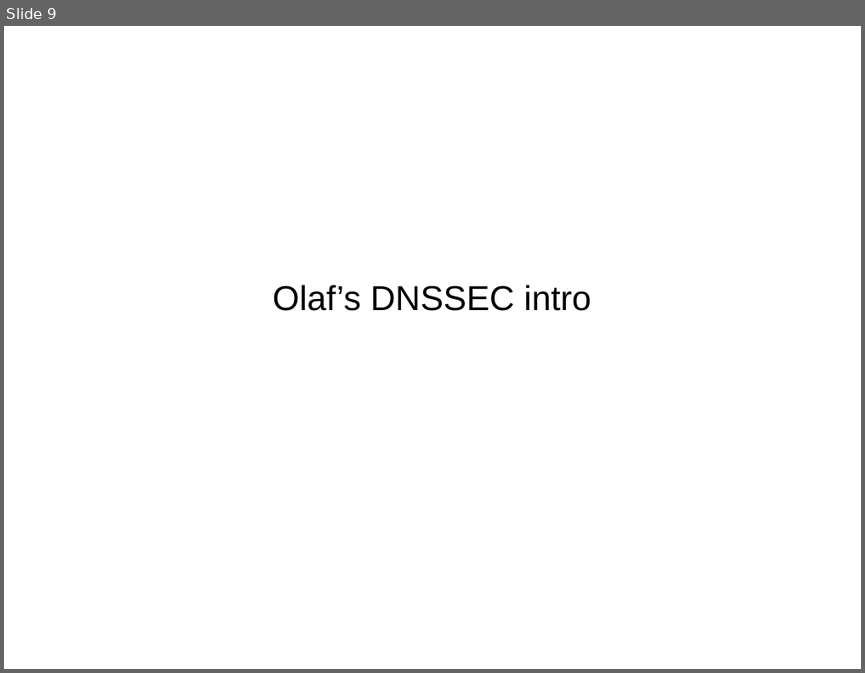
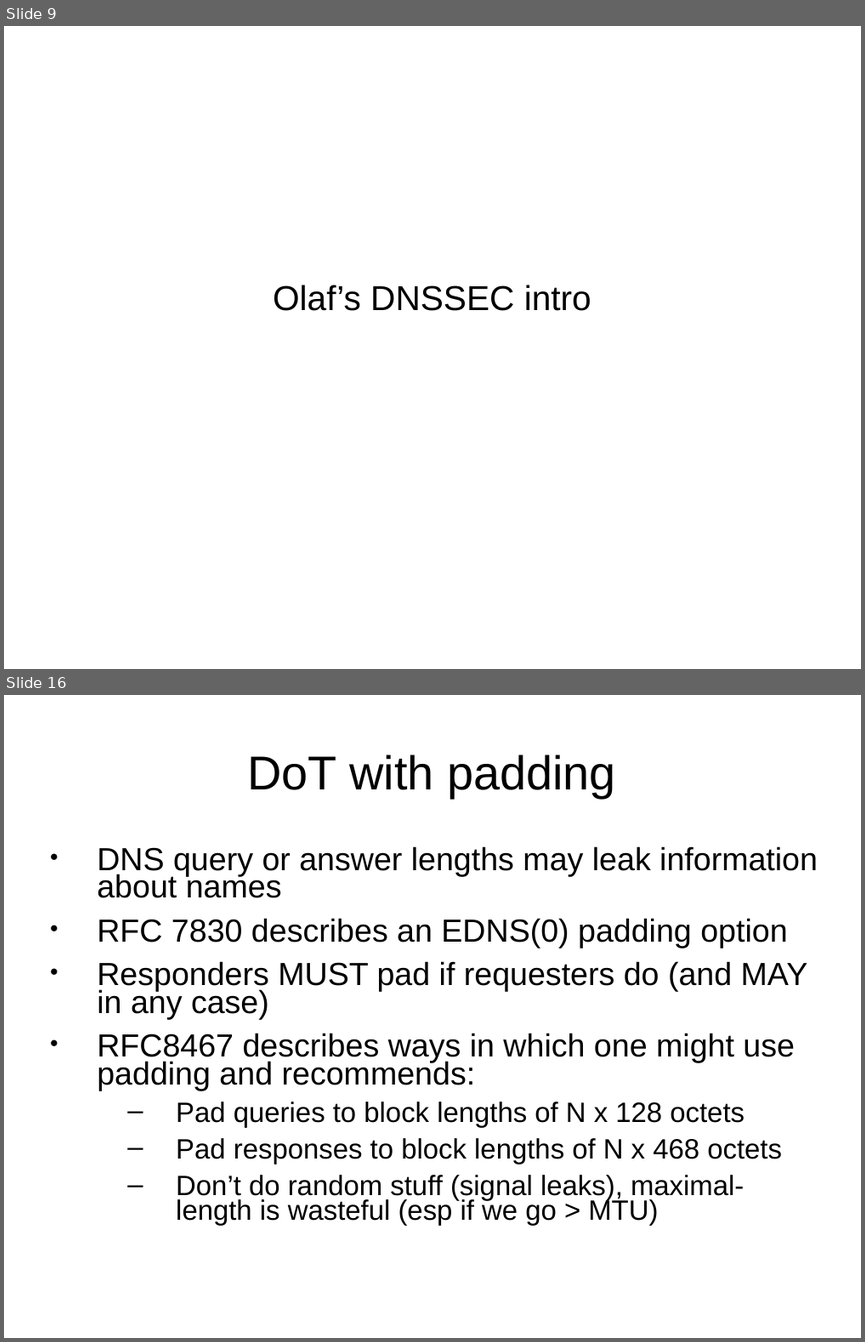
Before and after one commit to sftcd/cs7053, a slide deck: 2016lectures/10-dns.ppt. Shown one above the other, each under a label of ours: slide 9 before the commit, slides 9 and 16 after it; the slides between them are not shown. The pictures are 865x673 and 865x1342 pixels, drawn with LibreOffice and Linux fonts; fonts in the diff are those of the drawing. Boxes give left, top, right and bottom in pixels: in the first picture for what was removed or moved away, otherwise in the second. Text is boxed around its words. In the diff, an @@ line names an element or a change of style, - is before the commit and + after.

```diff
--- a/2016lectures/10-dns.ppt
+++ b/2016lectures/10-dns.ppt
@@ slide 16 added at box(4, 695, 861, 1338), background #FFFFFF @@
@@ title added at box(247, 755, 616, 798), 44 pt, text #000000 @@
+DoT with padding
@@ text added at box(97, 846, 817, 1225), 29.6 pt, text #000000 @@
+● DNS query or answer lengths may leak information about names
+● RFC 7830 describes an EDNS(0) padding option
+● Responders MUST pad if requesters do (and MAY in any case)
+● RFC8467 describes ways in which one might use padding and recommends:
+  – Pad queries to block lengths of N x 128 octets
+  – Pad responses to block lengths of N x 468 octets
+  – Don’t do random stuff (signal leaks), maximal-length is wasteful (esp if we go > MTU)
```
Also in this commit, not shown: 14 slides changed, 1 other file.
